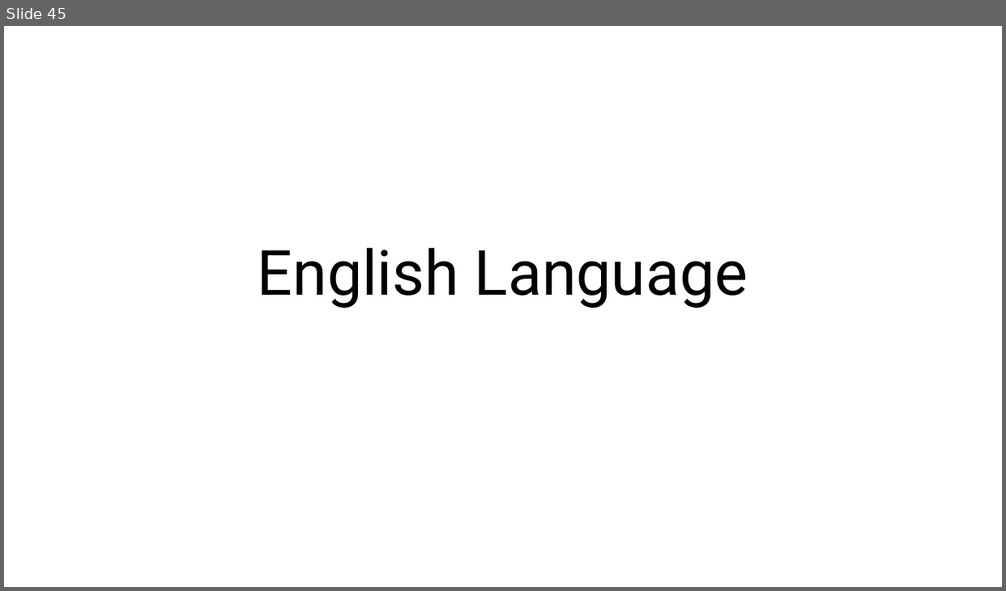
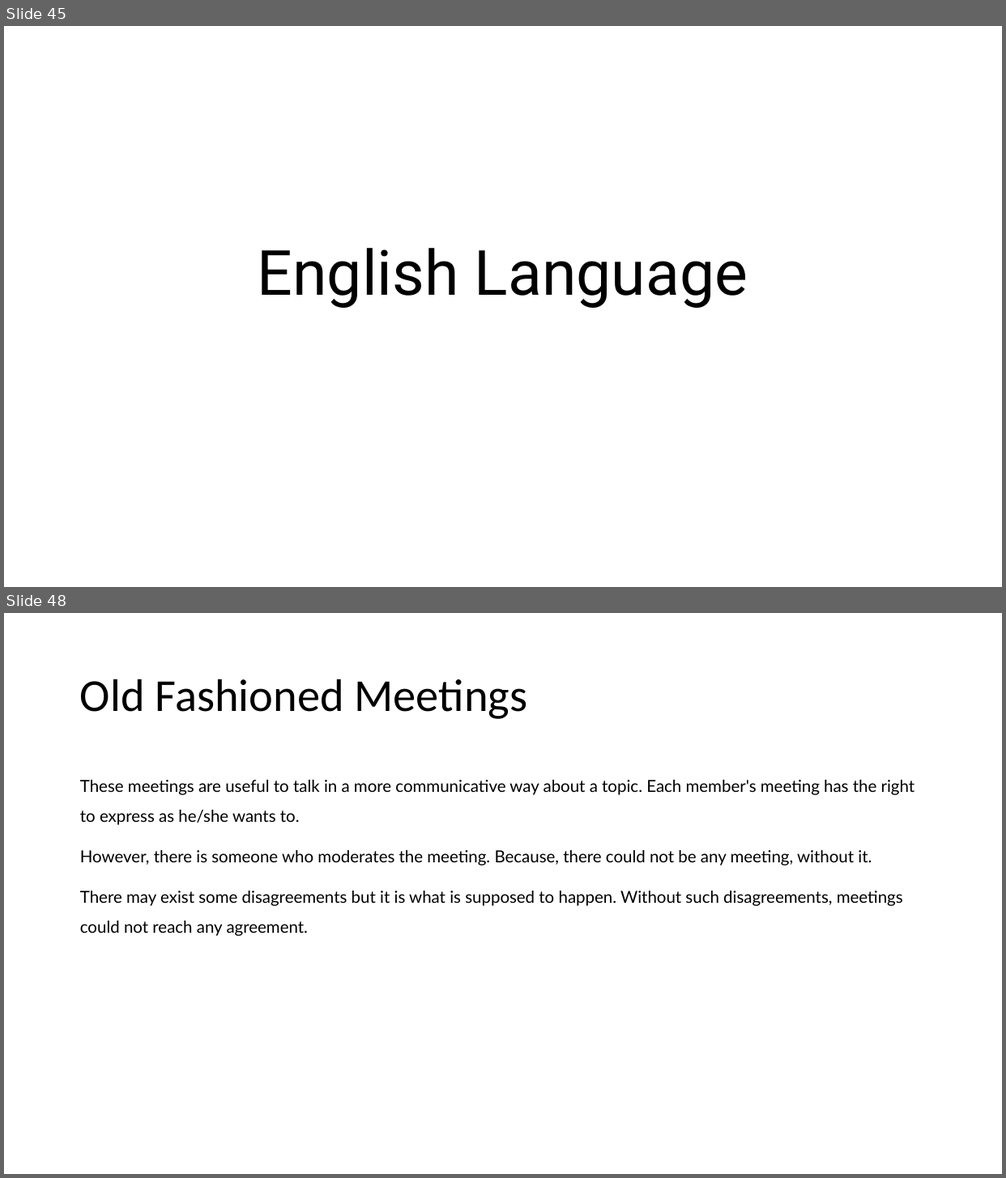
Before and after one commit to abelcondear/course, a slide deck: english/software-engineer.pptx. Shown one above the other, each under a label of ours: slide 45 before the commit, slides 45 and 48 after it; the slides between them are not shown. The pictures are 1006x591 and 1006x1178 pixels, drawn with LibreOffice and Linux fonts; fonts in the diff are those of the drawing. Boxes give left, top, right and bottom in pixels: in the first picture for what was removed or moved away, otherwise in the second. Text is boxed around its words. In the diff, an @@ line names an element or a change of style, - is before the commit and + after.

```diff
--- a/english/software-engineer.pptx
+++ b/english/software-engineer.pptx
@@ slide 48 added at (4, 613, 1002, 1174), background #FFFFFF @@
@@ title added at (80, 679, 528, 719), 44 pt, text #000000 @@
+Old Fashioned Meetings
@@ text added at (80, 780, 915, 936), 16 pt, text #000000 @@
+These meetings are useful to talk in a more communicative way about a topic. Each member's meeting has the right to express as he/she wants to.
+However, there is someone who moderates the meeting. Because, there could not be any meeting, without it.
+There may exist some disagreements but it is what is supposed to happen. Without such disagreements, meetings could not reach any agreement.
```
Also in this commit, not shown: 2 other slides added, 1 other file.
